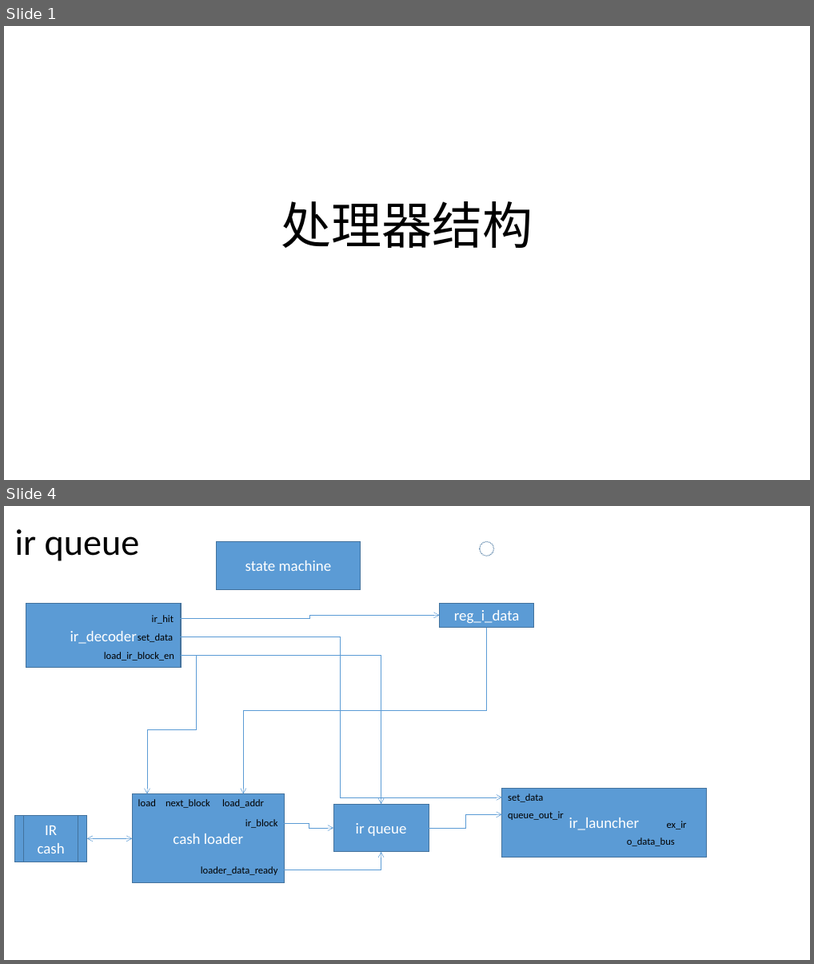
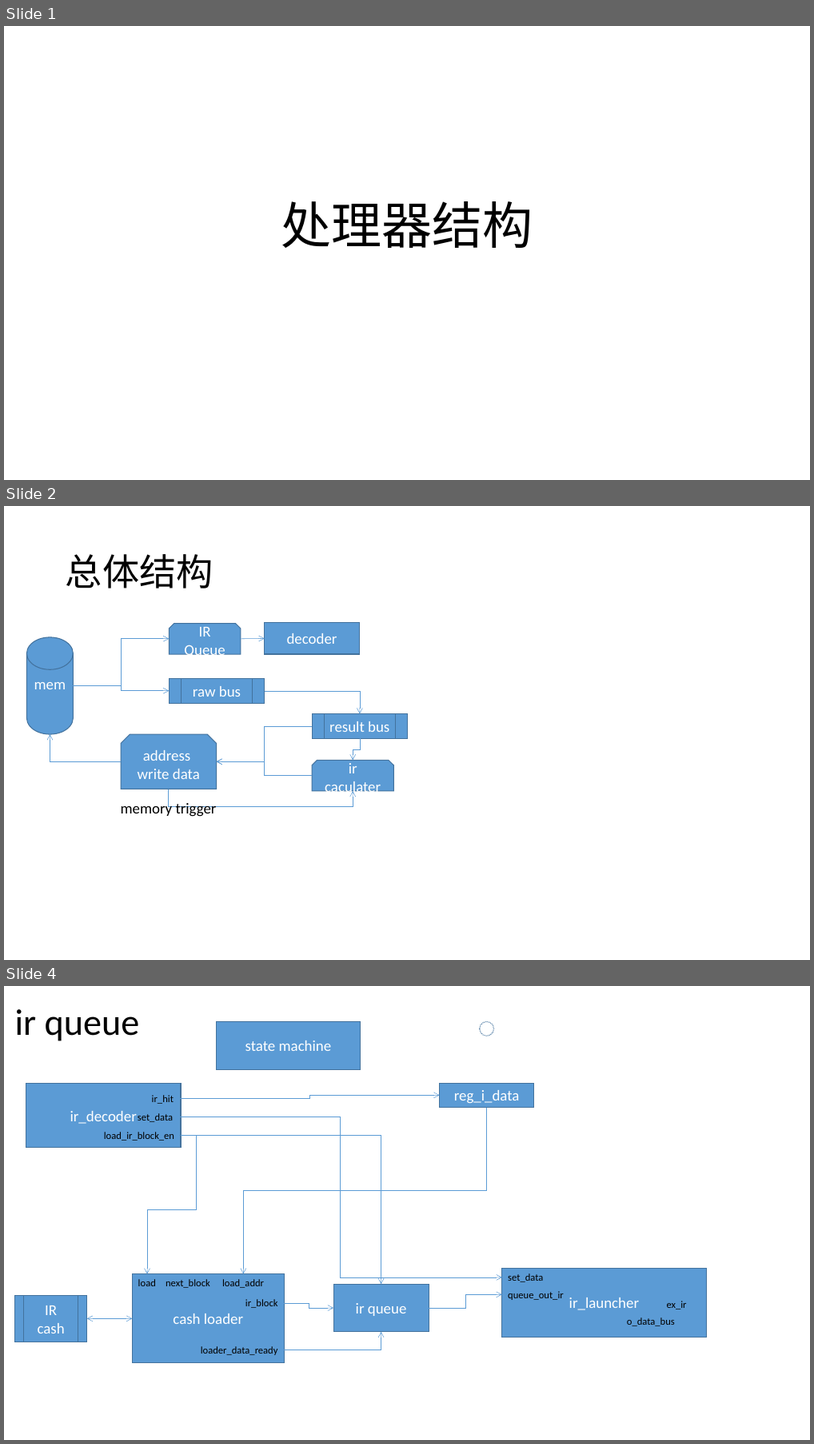
Before and after one commit to belang/black_bean, a slide deck: doc/structure.pptx. Shown one above the other, each under a label of ours: slides 1 and 4 before the commit, slides 1, 2 and 4 after it; the slides between them are not shown. The pictures are 814x964 and 814x1444 pixels, drawn with LibreOffice and Linux fonts; fonts in the diff are those of the drawing. Boxes give left, top, right and bottom in pixels: in the first picture for what was removed or moved away, otherwise in the second. Text is boxed around its words. In the diff, an @@ line names an element or a change of style, - is before the commit and + after.

```diff
--- a/doc/structure.pptx
+++ b/doc/structure.pptx
@@ slide 2 added at [4, 506, 810, 960], background #FFFFFF @@
@@ title added at [66, 554, 214, 588], 44 pt, text #000000 @@
+总体结构
@@ snip same rect added at [169, 624, 241, 654], fill #5B9BD5, outline #43739E 1 pt, 18 pt, text #FFFFFF @@
+IR
+Queue
@@ rectangle added at [265, 623, 360, 654], fill #5B9BD5, outline #43739E 1 pt, 18 pt, text #FFFFFF @@
+decoder
@@ cylinder added at [27, 637, 74, 734], fill #5B9BD5, outline #43739E 1 pt, 18 pt, text #FFFFFF @@
+mem
@@ elbow arrow added from (74, 685) to (169, 639), #5B9BD5 0.5 pt @@
@@ arrow added from (241, 639) to (265, 639), #5B9BD5 0.5 pt @@
@@ elbow arrow added from (73, 686) to (169, 691), #5B9BD5 0.5 pt @@
@@ flow chart predefined process added at [169, 679, 265, 704], fill #5B9BD5, outline #43739E 1 pt, 18 pt, text #FFFFFF @@
+raw bus
@@ elbow arrow added from (265, 691) to (360, 713), #5B9BD5 0.5 pt @@
@@ flow chart predefined process added at [312, 713, 407, 738], fill #5B9BD5, outline #43739E 1 pt, 18 pt, text #FFFFFF @@
+result bus
@@ elbow arrow added from (121, 761) to (50, 734), #5B9BD5 0.5 pt @@
@@ snip same rect added at [121, 734, 216, 788], fill #5B9BD5, outline #43739E 1 pt, 18 pt, text #FFFFFF @@
+address
+write data
@@ elbow arrow added from (312, 726) to (216, 761), #5B9BD5 0.5 pt @@
@@ elbow arrow added from (360, 738) to (353, 760), #5B9BD5 0.5 pt @@
@@ elbow arrow added from (312, 776) to (216, 761), #5B9BD5 0.5 pt @@
@@ snip same rect added at [312, 760, 394, 791], fill #5B9BD5, outline #43739E 1 pt, 18 pt, text #FFFFFF @@
+ir
+caculater
@@ elbow arrow added from (169, 789) to (353, 791), #5B9BD5 0.5 pt @@
@@ text added at [121, 800, 217, 816], 18 pt, text #000000 @@
+memory trigger
```
Also in this commit, not shown: 1 other slide added, 2 slides removed, 3 other files.
